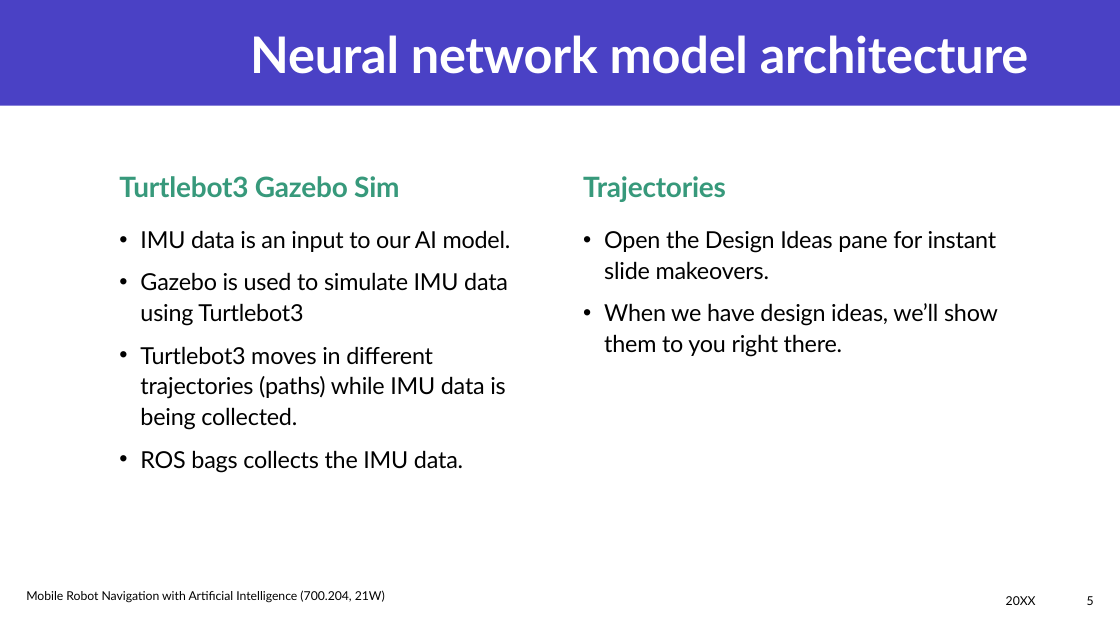
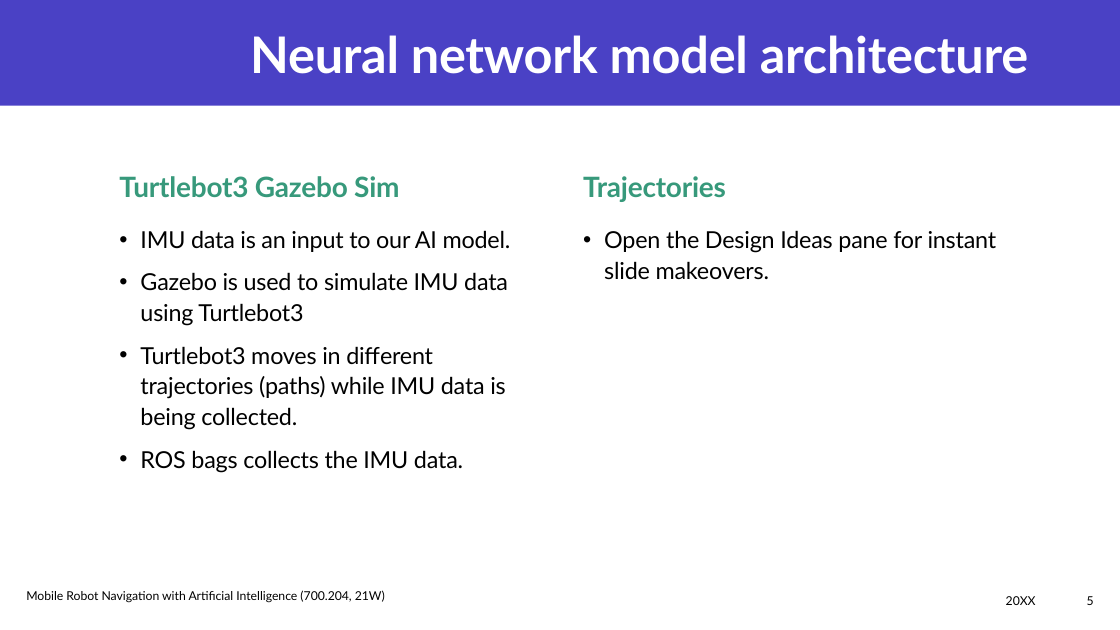
Before and after one commit to Hazem9806/turtlebot3, a slide deck: slide 5 of Mobile Robot Navigation with Artificial Intelligence.pptx. Drawn at 1120x630 pixels with LibreOffice and Linux fonts; fonts in the diff are those of the drawing. Boxes give left, top, right and bottom in pixels: in the first picture for what was removed or moved away, otherwise in the second. Text is boxed around its words. In the diff, an @@ line names an element or a change of style, - is before the commit and + after.

Commit message:
Second commit for the presentation

```diff
--- a/Mobile Robot Navigation with Artificial Intelligence.pptx
+++ b/Mobile Robot Navigation with Artificial Intelligence.pptx
@@ text at box(604, 303, 998, 357): paragraph removed @@
-• When we have design ideas, we’ll show them to you right there.
```
